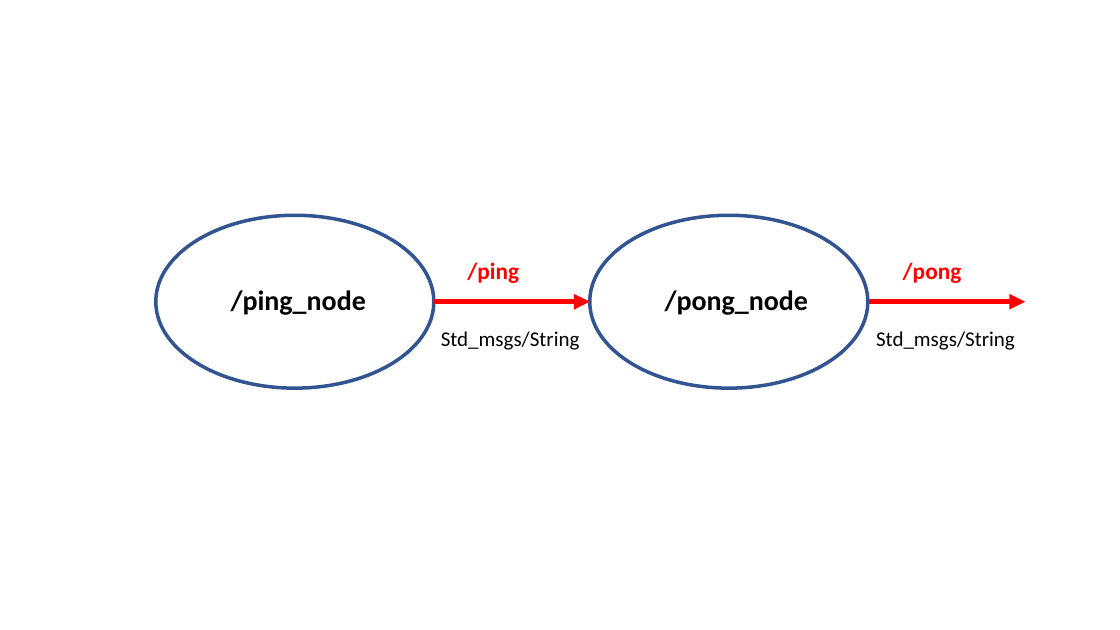
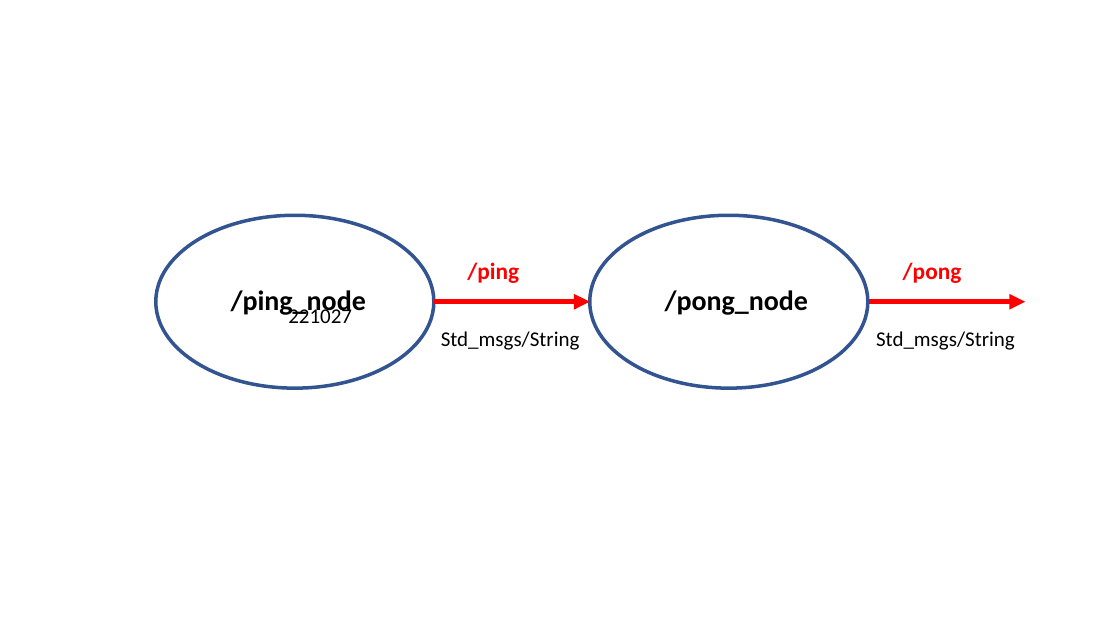
Before and after one commit to manelpuig/rUBot_tutorial_ws, a slide deck: slide 1 of Documentation/Images/Figures_nodes.pptx. Drawn at 1120x630 pixels with LibreOffice and Linux fonts; fonts in the diff are those of the drawing. Boxes give left, top, right and bottom in pixels: in the first picture for what was removed or moved away, otherwise in the second. Text is boxed around its words. In the diff, an @@ line names an element or a change of style, - is before the commit and + after.

```diff
--- a/Documentation/Images/Figures_nodes.pptx
+++ b/Documentation/Images/Figures_nodes.pptx
@@ text added at [288, 305, 352, 323], 18 pt, text #000000 @@
+221027
```
Also in this commit, not shown: 2 slides added, 5 other files.
